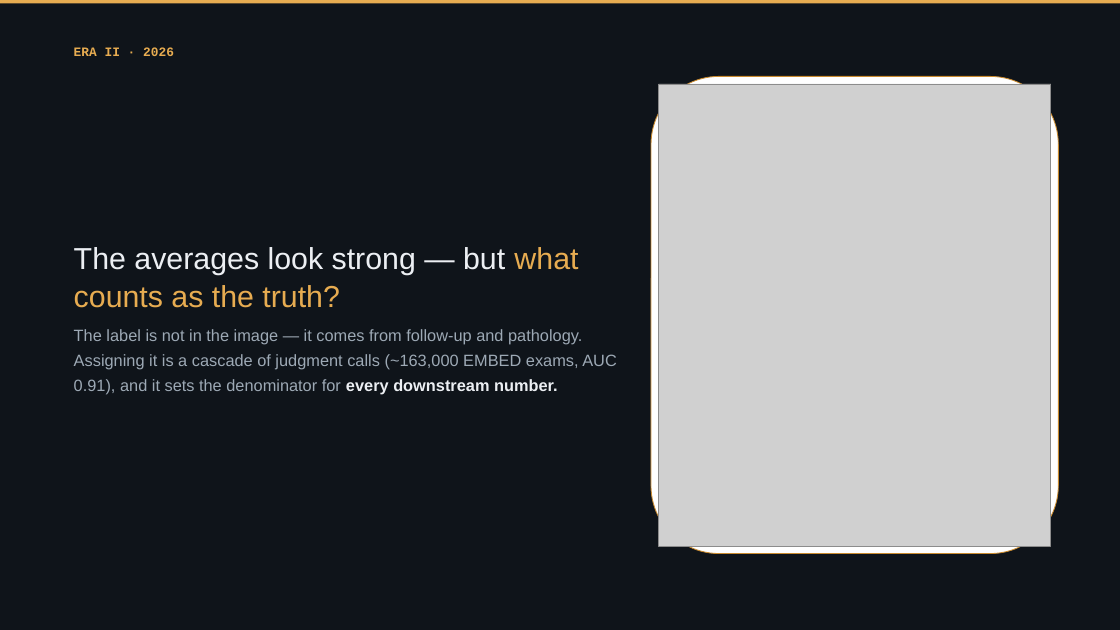
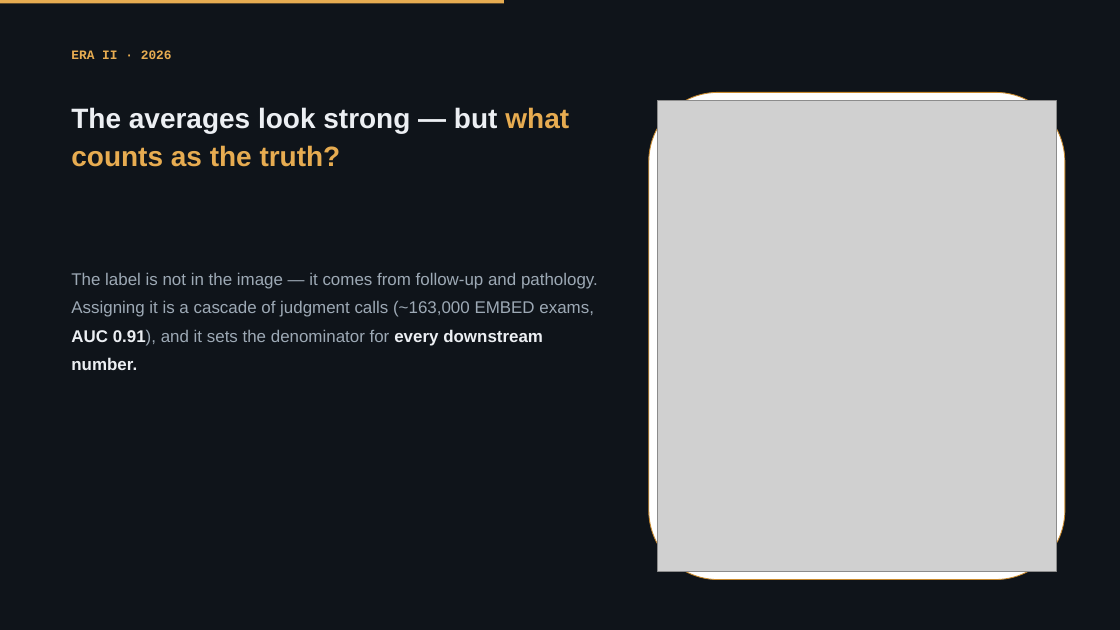
Before and after one commit to Emory-HITI/Mammo, a slide deck: slide 3 of keynote-iwbi-2026/pptx/sections/IWBI2026_Trivedi_02b_EraII_2026.pptx. Drawn at 1120x630 pixels with LibreOffice and Linux fonts; fonts in the diff are those of the drawing; grey boxes stand for pictures; background and template pictures are left out. Boxes give left, top, right and bottom in pixels: in the first picture for what was removed or moved away, otherwise in the second. Text is boxed around its words. In the diff, an @@ line names an element or a change of style, - is before the commit and + after.

```diff
--- a/keynote-iwbi-2026/pptx/sections/IWBI2026_Trivedi_02b_EraII_2026.pptx
+++ b/keynote-iwbi-2026/pptx/sections/IWBI2026_Trivedi_02b_EraII_2026.pptx
@@ rectangle: place and size @@
-rectangle at <box>0,0,1120,3</box>
+rectangle at <box>0,0,504,3</box>
@@ text "ERA II · 2026" at <box>71,50,172,59</box>: line spacing 1.28 to 1; less space between paragraphs @@
@@ text "The averages look strong — ...": place and size @@
-text "The averages look strong — ..." at <box>74,247,578,308</box>
+text "The averages look strong — ..." at <box>71,107,569,167</box>
@@ text "The averages look strong — ..." at <box>71,107,569,167</box>: size 26 to 24 pt, bold on; line spacing 1.06 to 1.12; less space between paragraphs @@
@@ rounded rectangle: place and size @@
-rounded rectangle at <box>651,76,1059,554</box>
+rounded rectangle at <box>649,92,1065,580</box>
@@ picture: place and size @@
-picture at <box>659,84,1051,546</box>
+picture at <box>657,101,1056,571</box>
@@ text "The label is not in ...": place and size @@
-text "The label is not in ..." at <box>74,329,617,395</box>
+text "The label is not in ..." at <box>71,272,598,370</box>
@@ text "The label is not in ..." at <box>71,272,598,370</box>: size 14 to 14.5 pt; text colour #9DA9B5 to #ECEFF3, bold on in "AUC 0.91),"; line spacing 1.28 to 1.4; less space between paragraphs @@
```
Also in this commit, not shown: 20 other slides changed, 1 other file.
